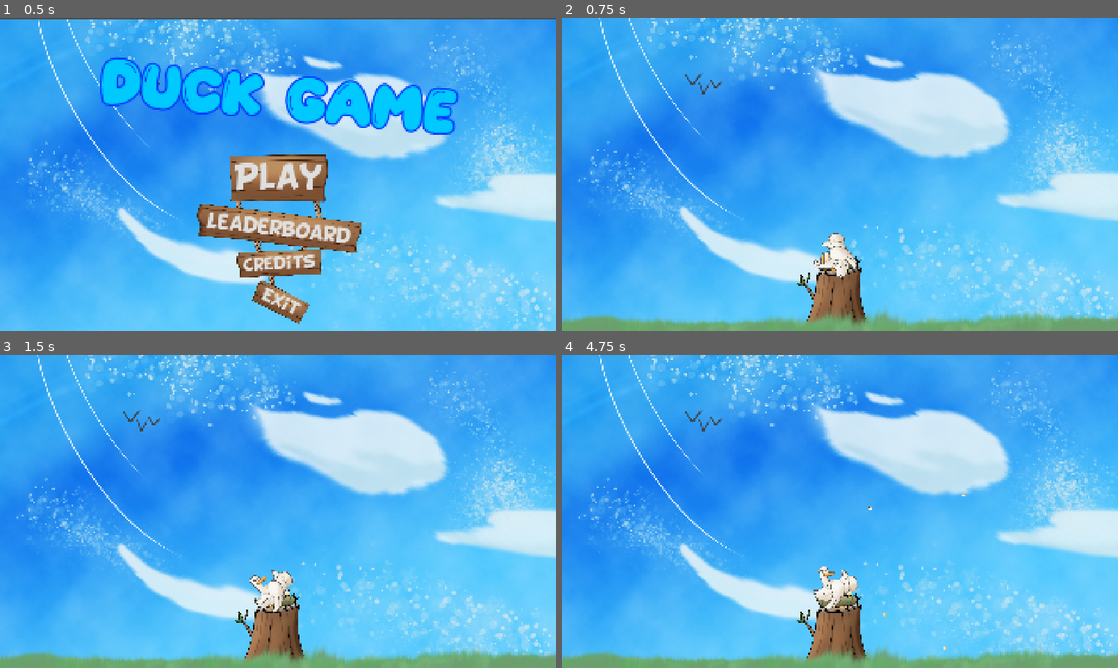
Above: before the commit, frames 1-4 (two rows, left to right).
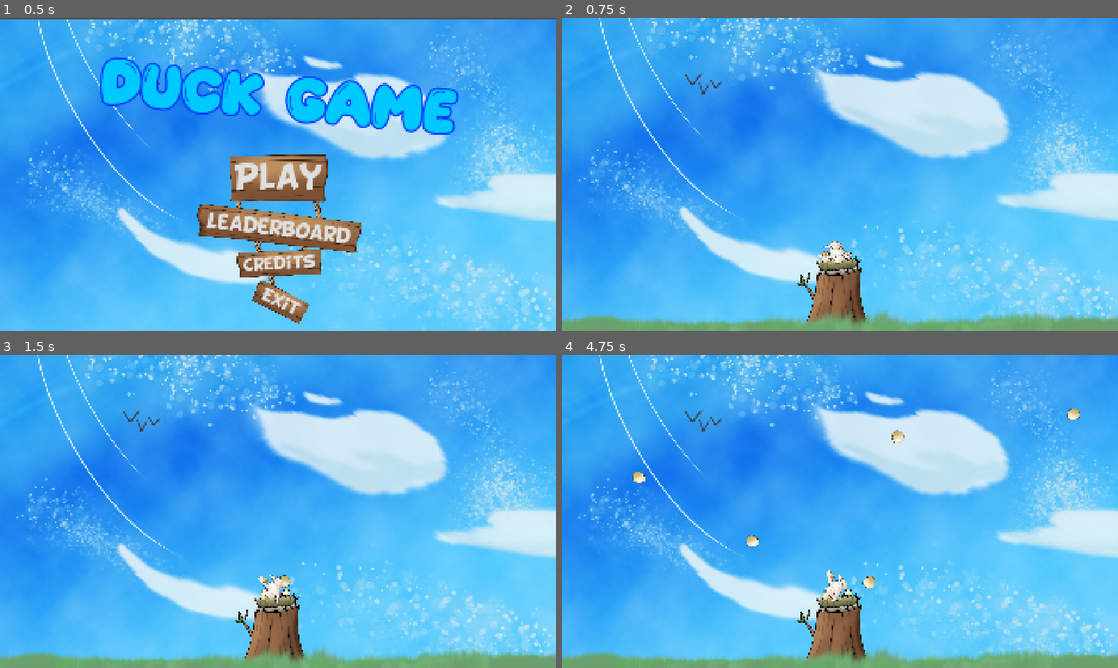
Above: after the commit, the same moments.

Repository: ms5051-hash/HacksComs26
Game: Godot game, scene res://Scenes/mainScene.tscn
Same seed, same stepped clock (60 frames per second), same inputs: the game is played once before the commit and once after it. The engine's default icon, where the game draws it, is replaced by a stand-in: a white triangle on a blue panel in a dark square.
Inputs (mouse positions are in pixels of both pictures, inside the frame that each line leads up to):
- Up to frame 1 (0.5 s): no input
- Up to frame 2 (0.75 s): click "Play" at 0.5 s
- Up to frame 3 (1.5 s): tap Enter at 1.25 s; move the mouse to (400, 495) at 1.27 s; click (400, 495) at 1.35 s
- Up to frame 4 (4.75 s): move the mouse to (728, 527) at 2.02 s; click (728, 527) at 2.1 s; move the mouse to (895, 442) at 2.77 s; click (895, 442) at 2.85 s; move the mouse to (812, 574) at 3.52 s; click (812, 574) at 3.6 s; move the mouse to (1006, 558) at 4.27 s; click (1006, 558) at 4.35 s

Frame 1 is identical in both runs. In frame 2, 0.5% of the frame differs, in the area x 45-53%, y 68-83%; in frame 3, 0.5%; in frame 4, 0.9%, in the area x 12-94%, y 17-95%.

Commit message:
Fixed shooting and rotation

Diff:
--- a/duck-game-2026/Scenes/bullet_area_2d.tscn
+++ b/duck-game-2026/Scenes/bullet_area_2d.tscn
@@ -11,6 +11,7 @@
 
 [node name="BulletSprite2D" type="Sprite2D" parent="." unique_id=2090375803]
 rotation = -1.5830137
+scale = Vector2(5, 6)
 texture = ExtResource("1_o8x0p")
 
 [node name="BulletCollisionShape2D" type="CollisionShape2D" parent="." unique_id=259236577]
--- a/duck-game-2026/Scenes/area_2d.tscn
+++ b/duck-game-2026/Scenes/enemy.tscn
@@ -6,7 +6,7 @@
 [sub_resource type="RectangleShape2D" id="RectangleShape2D_7si6p"]
 size = Vector2(144, 136)
 
-[node name="Area2D" type="Area2D" unique_id=638344407]
+[node name="enemyArea2D" type="Area2D" unique_id=638344407]
 script = ExtResource("1_jb3vm")
 
 [node name="Sprite2D" type="Sprite2D" parent="." unique_id=1167181943]
--- a/duck-game-2026/Scenes/game.tscn
+++ b/duck-game-2026/Scenes/game.tscn
@@ -6,7 +6,7 @@
 [ext_resource type="Texture2D" uid="uid://5r56sm06r63p" path="res://Assets/Tower.png" id="4_3dryh"]
 [ext_resource type="Texture2D" uid="uid://tpeuj6jcbn06" path="res://Assets/DuckFeet.png" id="5_ldgsr"]
 [ext_resource type="Script" uid="uid://c6gps3v3gtknn" path="res://Scripts/enemy_spawner.gd" id="5_wowpa"]
-[ext_resource type="PackedScene" uid="uid://dj467x4eo72on" path="res://Scenes/area_2d.tscn" id="6_i6g32"]
+[ext_resource type="PackedScene" uid="uid://dj467x4eo72on" path="res://Scenes/enemy.tscn" id="6_i6g32"]
 [ext_resource type="Texture2D" uid="uid://d1lt7s0rsxdj3" path="res://Assets/Grass.png" id="7_v158k"]
 [ext_resource type="Texture2D" uid="uid://xq0ia4bw4q7f" path="res://Assets/Sky.png" id="8_h4fw4"]
 
@@ -14,19 +14,19 @@
 
 [node name="Game" type="Node2D" unique_id=1315213113]
 
-[node name="BulletArea2D" parent="." unique_id=1332803089 instance=ExtResource("1_wrm1d")]
+[node name="BulletArea2D" parent="." unique_id=1332803089 node_paths=PackedStringArray("player") instance=ExtResource("1_wrm1d")]
 visible = false
 rotation = -4.710644
-collision_layer = 1
-collision_mask = 1
+scale = Vector2(10.88, 10)
+player = NodePath("../PlayerArea2D/PlayerSprite2D")
 
 [node name="PlayerArea2D" type="Area2D" parent="." unique_id=195692555]
 position = Vector2(953, 754)
 
 [node name="PlayerSprite2D" type="Sprite2D" parent="PlayerArea2D" unique_id=832187776]
 z_index = 1
-position = Vector2(5.0000005, 54)
-scale = Vector2(0.2, 0.2)
+position = Vector2(-1, 50)
+scale = Vector2(0.1, 0.15)
 texture = ExtResource("2_h4fw4")
 script = ExtResource("2_wrm1d")
 Bullet = ExtResource("1_wrm1d")
@@ -41,7 +41,7 @@
 
 [node name="Feet" type="Sprite2D" parent="PlayerArea2D" unique_id=871130237]
 position = Vector2(0, 54)
-scale = Vector2(0.16000122, 0.19999996)
+scale = Vector2(0.15, 0.1)
 texture = ExtResource("5_ldgsr")
 
 [node name="EnemySpawner" type="Node2D" parent="." unique_id=1191588194 node_paths=PackedStringArray("spawnPoints", "player")]
--- a/duck-game-2026/Scripts/Player.gd
+++ b/duck-game-2026/Scripts/Player.gd
@@ -1,6 +1,7 @@
 extends Sprite2D
 
 @export var Bullet: PackedScene
+var offsetValue;
 
 # Called when the node enters the scene tree for the first time.
 func _ready() -> void:
@@ -14,10 +15,18 @@
 func shoot():
 	#instantiating player
 	var b = Bullet.instantiate()
+	var offsetX = Transform2D()
+	var bSprite = b.get_node("BulletSprite2D")
+	offsetX.origin = Vector2(offsetValue, 0)
 
 	#makes bullet a child of player
 	owner.add_child(b)
-	b.transform = global_transform
+	if(flip_h==true):
+		b.direction = -1
+	else:
+		b.direction = 1
+	bSprite.flip_v = flip_h
+	b.transform = global_transform*offsetX
 
 func _physics_process(delta: float) -> void:
 	#get the mouse position, subtract that from the objects position
@@ -26,6 +35,8 @@
 	if (get_global_mouse_position().x>global_position.x):
 		flip_h = false
 		rotation = (get_global_mouse_position()-global_position).angle()
+		offsetValue = 10
 	else:
 		flip_h = true
 		rotation = (-(get_global_mouse_position()-global_position)).angle()
+		offsetValue = -10
--- a/duck-game-2026/Scripts/Shooting.gd
+++ b/duck-game-2026/Scripts/Shooting.gd
@@ -1,13 +1,14 @@
 extends Area2D
 
 
-var speed = 800
-
+var speed = 3000
+var direction = 1
+@export var player: Sprite2D
 func _ready() -> void:
 	area_entered.connect(_on_area_entered)
 
 func _physics_process(delta: float) -> void:
-	position+=transform.x*speed*delta
+	position+=transform.x*speed*delta*direction
 
 
 func _on_enemy_area_entered(area: Area2D) -> void:
